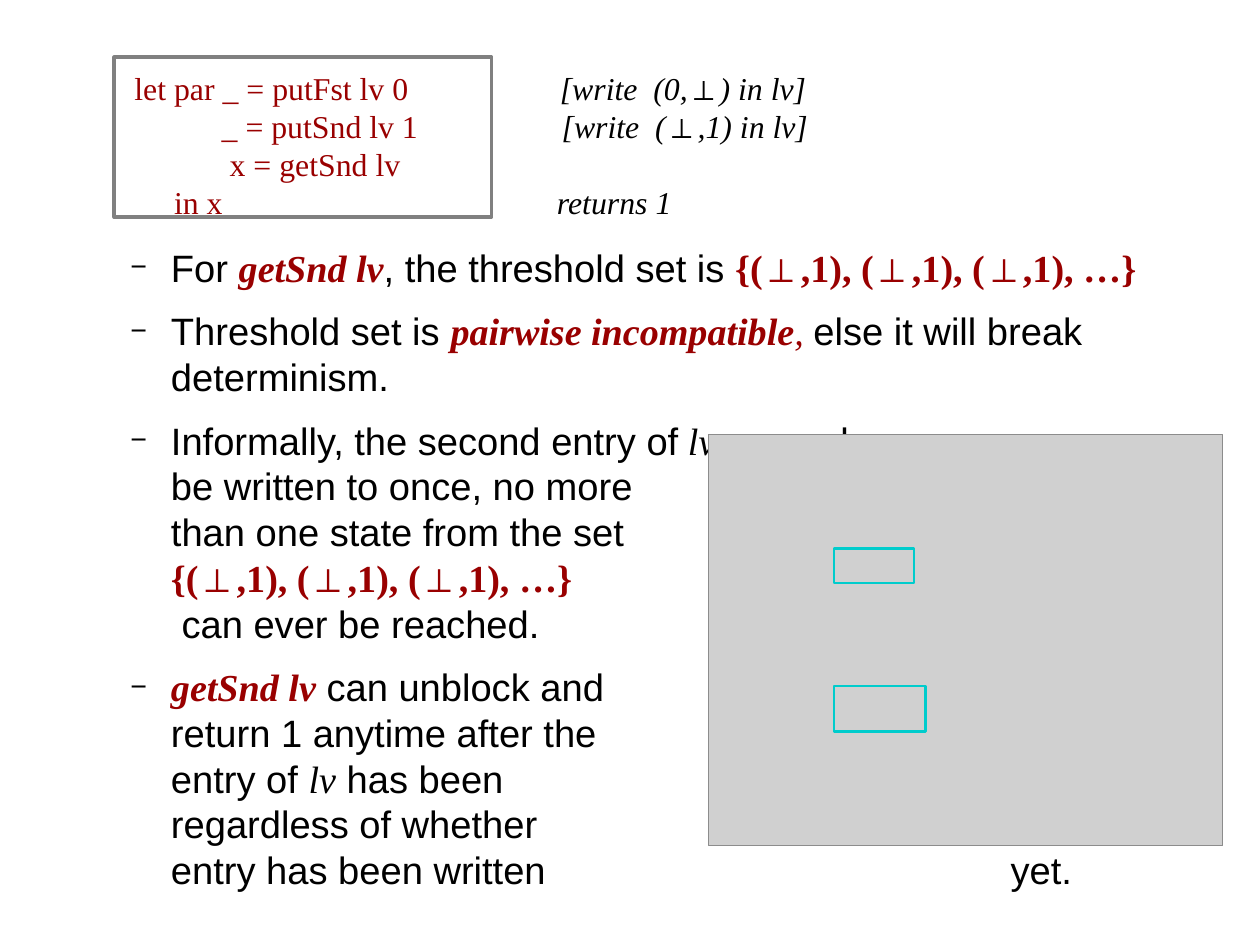
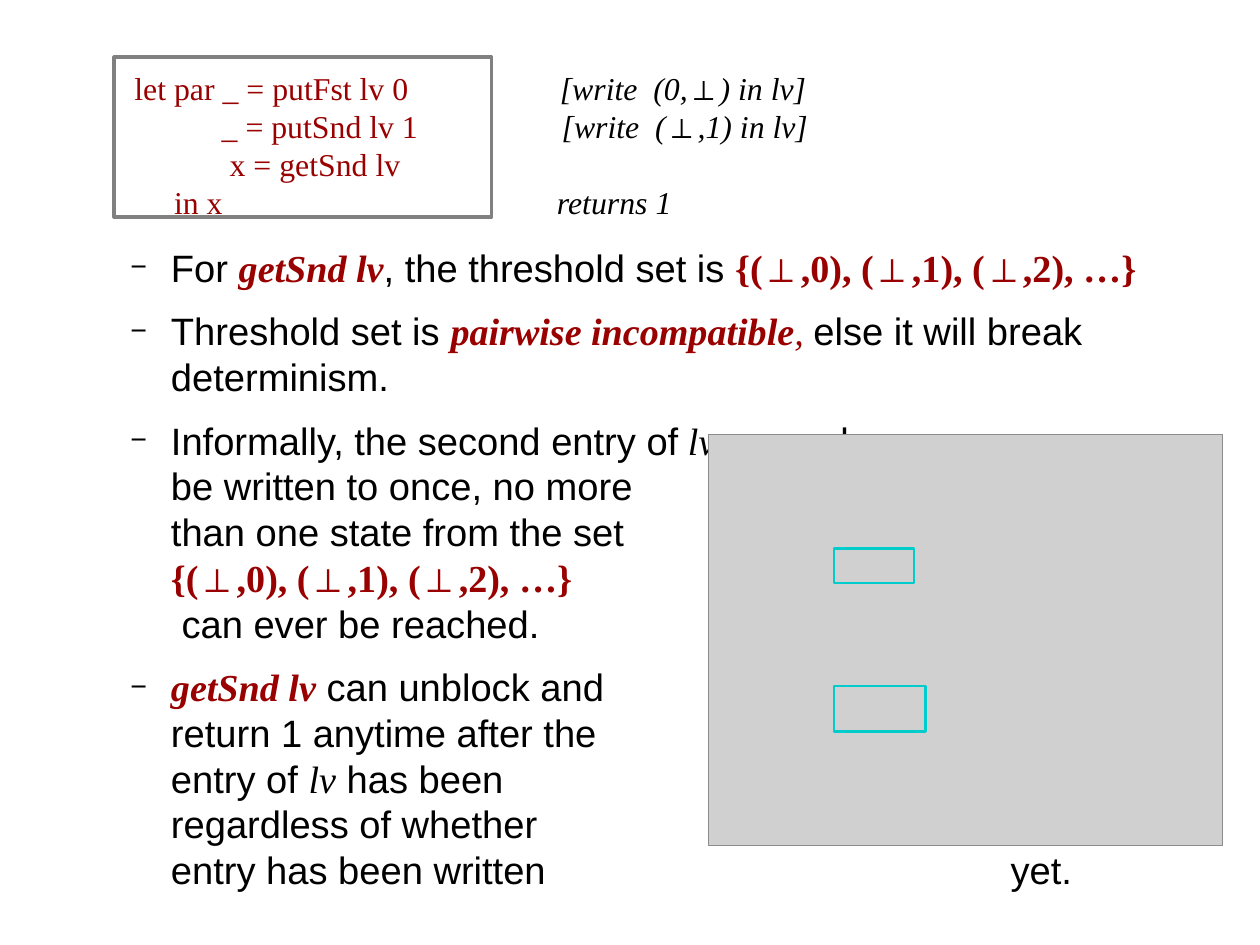
Before and after one commit to sentinel88/Personal, a slide deck: slide 9 of Talk.odp. Drawn at 1260x945 pixels with LibreOffice and Linux fonts; fonts in the diff are those of the drawing; grey boxes stand for pictures. Boxes give left, top, right and bottom in pixels: in the first picture for what was removed or moved away, otherwise in the second. Text is boxed around its words. In the diff, an @@ line names an element or a change of style, - is before the commit and + after.

```diff
--- a/Talk.odp
+++ b/Talk.odp
@@ text at <box>171,254,1074,289</box>: text changed @@
-  − For getSnd lv, the threshold set is {(⊥,1), (⊥,1), (⊥,1), …}
+  − For getSnd lv, the threshold set is {(⊥,0), (⊥,1), (⊥,2), …}
@@ text at <box>171,425,868,639</box>: text changed @@
-  − Informally, the second entry of lv can only be written to once, no more than one state from the set {(⊥,1), (⊥,1), (⊥,1), …} can ever be reached.
+  − Informally, the second entry of lv can only be written to once, no more than one state from the set {(⊥,0), (⊥,1), (⊥,2), …} can ever be reached.
```
Also in this commit, not shown: 8 other slides changed, 3 other files.
